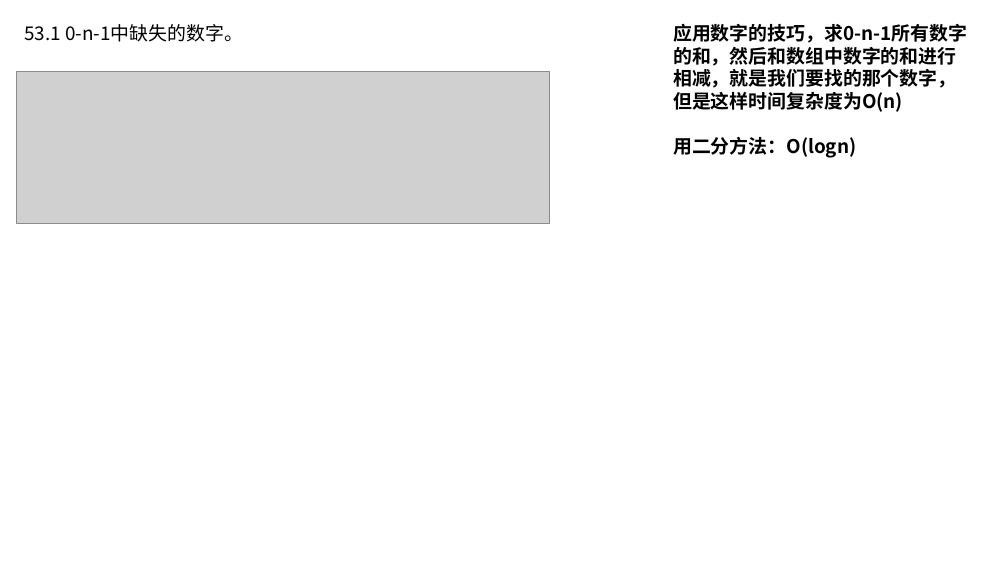
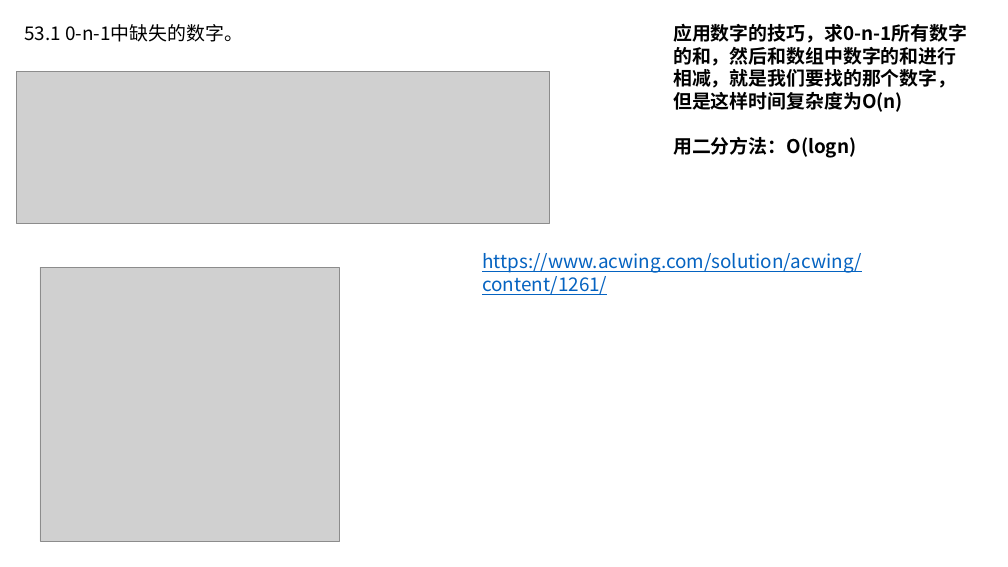
Before and after one commit to xiaojkql/Interview-Prepare, a slide deck: slide 60 of 数据结构和算法/剑指offer.pptx (slide 58 before the commit). Drawn at 1008x567 pixels with LibreOffice and Linux fonts; fonts in the diff are those of the drawing; grey boxes stand for pictures. Boxes give left, top, right and bottom in pixels: in the first picture for what was removed or moved away, otherwise in the second. Text is boxed around its words. In the diff, an @@ line names an element or a change of style, - is before the commit and + after.

```diff
--- a/数据结构和算法/剑指offer.pptx
+++ b/数据结构和算法/剑指offer.pptx
@@ picture added at (x1=40, y1=267, x2=340, y2=541) @@
@@ text added at (x1=482, y1=253, x2=862, y2=295), 18 pt, text #0563C1, underline @@
+https://www.acwing.com/solution/acwing/content/1261/
```
Also in this commit, not shown: 59 other slides changed, 2 slides added, 6 other files.
